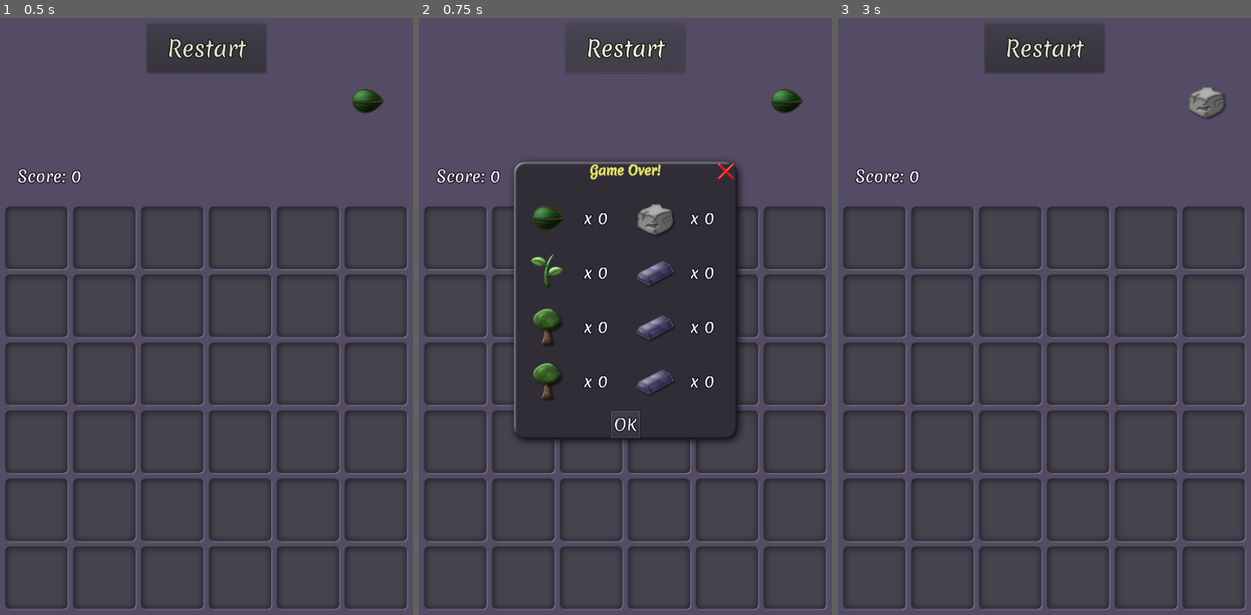
Above: before the commit, frames 1-3 (left to right).
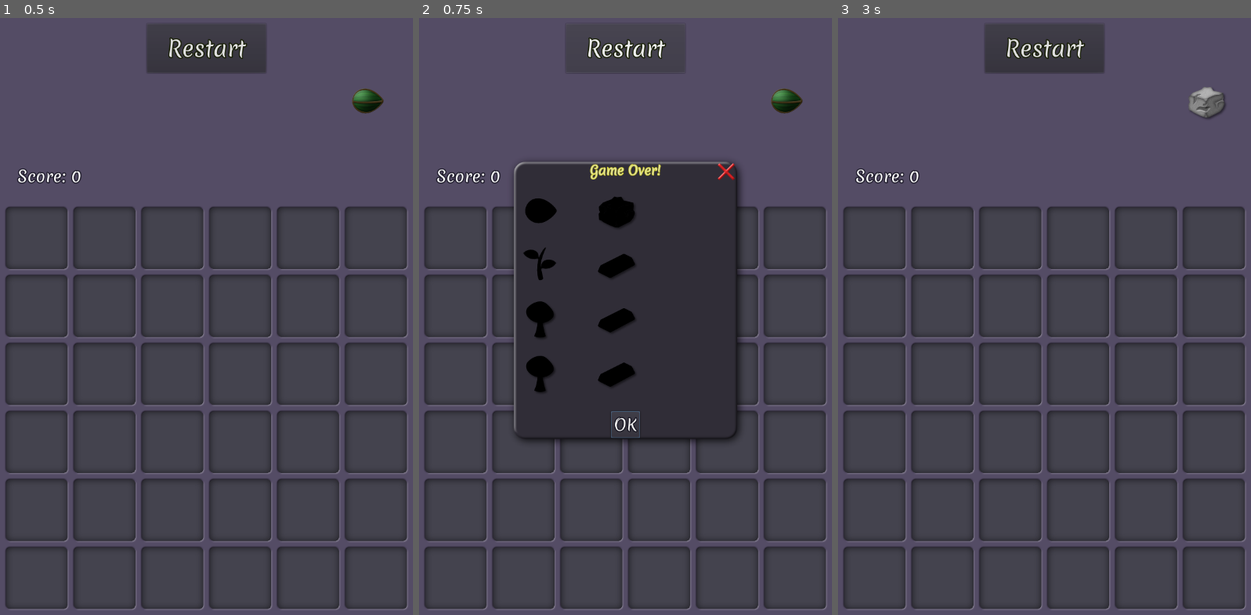
Above: after the commit, the same moments.

Repository: vibrunazo/godot-ttt
Game: Godot game, scene res://scenes/main.tscn
Same seed, same stepped clock (60 frames per second), same inputs: the game is played once before the commit and once after it.
Inputs:
- Up to frame 1 (0.5 s): no input
- Up to frame 2 (0.75 s): click "Restart" at 0.5 s
- Up to frame 3 (3 s): click "Restart" at 1.25 s; click "Restart" at 2 s; click "OK" at 2.75 s

Frame 1 is identical in both runs. In frame 2, 3.4% of the frame differs, in the area x 25-72%, y 29-64%; in frame 3, nothing differs.

Commit message:
adjust collection item margin, silhouette zeroed items

Diff:
--- a/scenes/Collection.tscn
+++ b/scenes/Collection.tscn
@@ -13,50 +13,50 @@
 margin_bottom = 40.0
 
 [node name="VBoxLife" type="VBoxContainer" parent="HBox"]
-margin_right = 200.0
+margin_right = 140.0
 margin_bottom = 412.0
 
 [node name="CollectionItem" parent="HBox/VBoxLife" instance=ExtResource( 1 )]
 anchor_right = 0.0
-margin_right = 200.0
+margin_right = 140.0
 margin_bottom = 100.0
 
 [node name="CollectionItem2" parent="HBox/VBoxLife" instance=ExtResource( 1 )]
 anchor_right = 0.0
 margin_top = 104.0
-margin_right = 200.0
+margin_right = 140.0
 margin_bottom = 204.0
 level = 1
 
 [node name="CollectionItem3" parent="HBox/VBoxLife" instance=ExtResource( 1 )]
 anchor_right = 0.0
 margin_top = 208.0
-margin_right = 200.0
+margin_right = 140.0
 margin_bottom = 308.0
 level = 2
 
 [node name="CollectionItem4" parent="HBox/VBoxLife" instance=ExtResource( 1 )]
 anchor_right = 0.0
 margin_top = 312.0
-margin_right = 200.0
+margin_right = 140.0
 margin_bottom = 412.0
 level = 3
 
 [node name="VBoxRock" type="VBoxContainer" parent="HBox"]
-margin_left = 204.0
-margin_right = 404.0
+margin_left = 144.0
+margin_right = 284.0
 margin_bottom = 412.0
 
 [node name="CollectionItem" parent="HBox/VBoxRock" instance=ExtResource( 1 )]
 anchor_right = 0.0
-margin_right = 200.0
+margin_right = 140.0
 margin_bottom = 100.0
 type = "rock"
 
 [node name="CollectionItem2" parent="HBox/VBoxRock" instance=ExtResource( 1 )]
 anchor_right = 0.0
 margin_top = 104.0
-margin_right = 200.0
+margin_right = 140.0
 margin_bottom = 204.0
 type = "rock"
 level = 1
@@ -64,7 +64,7 @@
 [node name="CollectionItem3" parent="HBox/VBoxRock" instance=ExtResource( 1 )]
 anchor_right = 0.0
 margin_top = 208.0
-margin_right = 200.0
+margin_right = 140.0
 margin_bottom = 308.0
 type = "rock"
 level = 2
@@ -72,7 +72,7 @@
 [node name="CollectionItem4" parent="HBox/VBoxRock" instance=ExtResource( 1 )]
 anchor_right = 0.0
 margin_top = 312.0
-margin_right = 200.0
+margin_right = 140.0
 margin_bottom = 412.0
 type = "rock"
 level = 3
--- a/scenes/CollectionItem.gd
+++ b/scenes/CollectionItem.gd
@@ -7,8 +7,18 @@
 
 func _ready():
 	update()
+#	pass
 
 func update():
-	$HBoxContainer/Label.text = "x %d" % ammount
+#	var label = find_node("Label")
+	var label = $HBoxContainer/MarginContainer/Label
+	label.text = "x%d" % ammount
 	var tex = $"/root/Global".get_tex_from_type(type, level)
-	$HBoxContainer/TextureRect.texture = tex
+	var image = $HBoxContainer/TextureRect
+	image.texture = tex
+	if (ammount == 0):
+		image.modulate = Color(0, 0, 0)
+		label.visible = false
+	else:
+		image.modulate = Color(1, 1, 1)
+		label.visible = true
--- a/scenes/CollectionItem.tscn
+++ b/scenes/CollectionItem.tscn
@@ -6,22 +6,34 @@
 
 [node name="CollectionItem" type="Control"]
 anchor_right = 1.0
-rect_min_size = Vector2( 200, 100 )
+rect_min_size = Vector2( 140, 100 )
 theme = ExtResource( 2 )
 script = ExtResource( 3 )
 
 [node name="HBoxContainer" type="HBoxContainer" parent="."]
-margin_right = 40.0
-margin_bottom = 40.0
+margin_right = 148.0
+margin_bottom = 100.0
+rect_min_size = Vector2( 120, 100 )
 
 [node name="TextureRect" type="TextureRect" parent="HBoxContainer"]
-margin_right = 128.0
-margin_bottom = 128.0
+margin_right = 100.0
+margin_bottom = 100.0
+rect_min_size = Vector2( 100, 100 )
 texture = ExtResource( 1 )
+expand = true
+stretch_mode = 4
 
-[node name="Label" type="Label" parent="HBoxContainer"]
-margin_left = 132.0
-margin_top = 41.0
-margin_right = 166.0
-margin_bottom = 86.0
-text = "x2	"
+[node name="MarginContainer" type="MarginContainer" parent="HBoxContainer"]
+margin_left = 104.0
+margin_right = 148.0
+margin_bottom = 100.0
+custom_constants/margin_left = -16
+
+[node name="Label" type="Label" parent="HBoxContainer/MarginContainer"]
+margin_left = -16.0
+margin_top = 27.0
+margin_right = 44.0
+margin_bottom = 72.0
+text = "x 21"
+align = 1
+valign = 1
